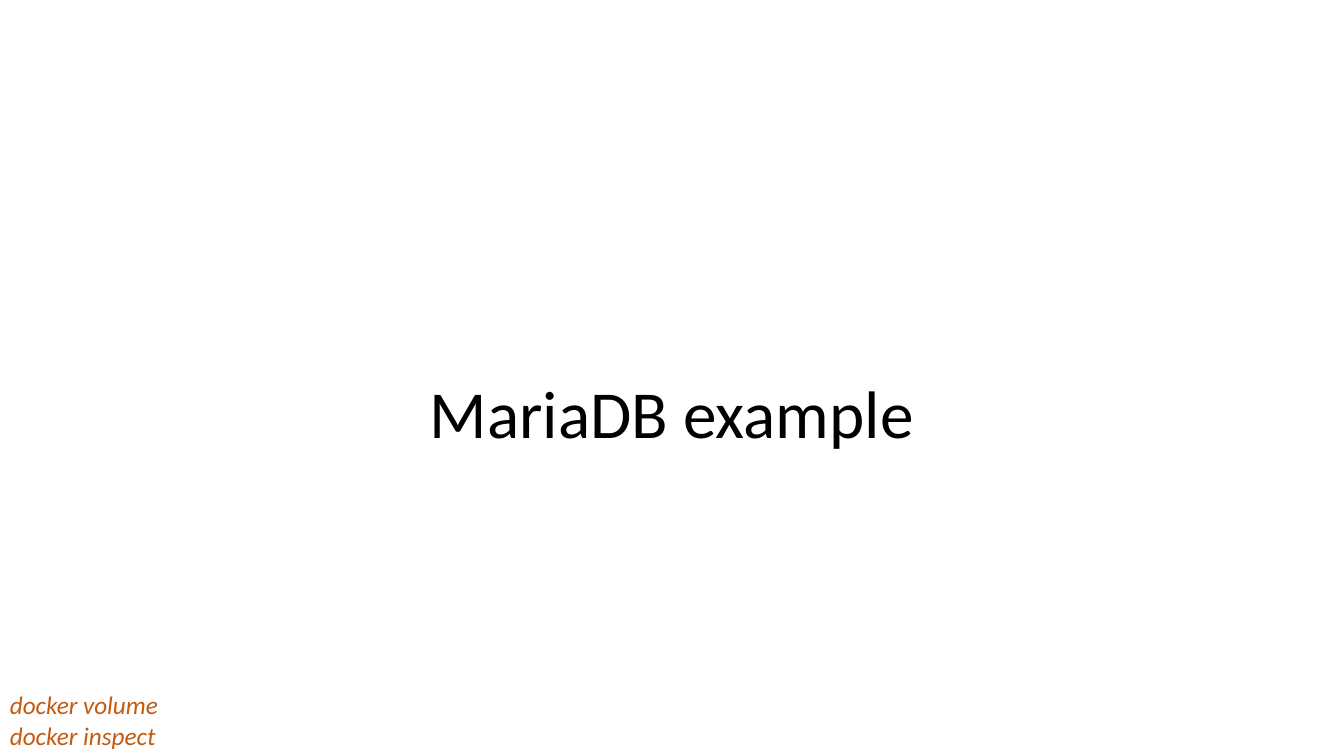
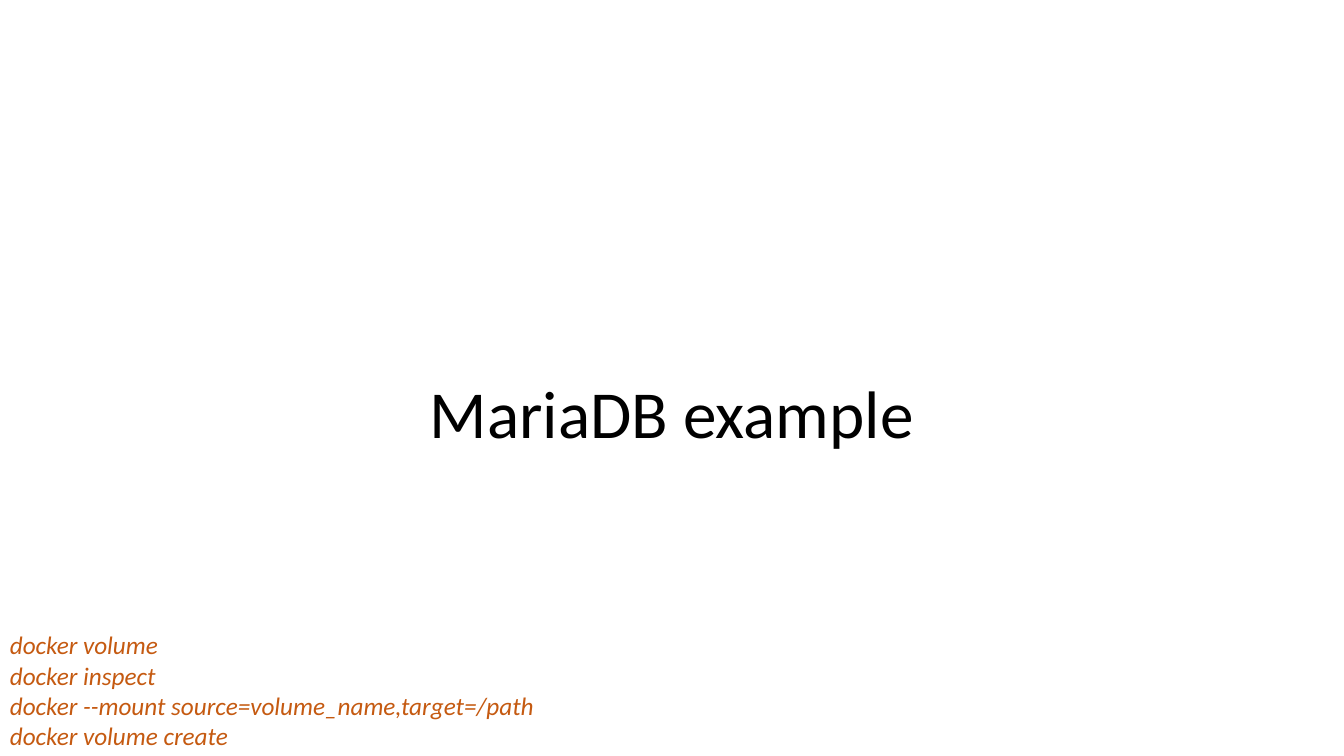
Before and after one commit to ERNICommunity/ESK-EPD-2018-Docker, a slide deck: slide 17 of src/_data/docker.pptx (slide 15 before the commit). Drawn at 1344x756 pixels with LibreOffice and Linux fonts; fonts in the diff are those of the drawing. Boxes give left, top, right and bottom in pixels: in the first picture for what was removed or moved away, otherwise in the second. Text is boxed around its words. In the diff, an @@ line names an element or a change of style, - is before the commit and + after.

Commit message:
update of docker intro presentation

```diff
--- a/src/_data/docker.pptx
+++ b/src/_data/docker.pptx
@@ text "docker volume": place and size @@
-text "docker volume" at <box>10,696,158,749</box>
+text "docker volume" at <box>10,636,533,745</box>
@@ text at <box>10,697,533,745</box>: paragraphs added @@
+docker --mount source=volume_name,target=/path
+docker volume create
```
Also in this commit, not shown: 9 other slides changed.
